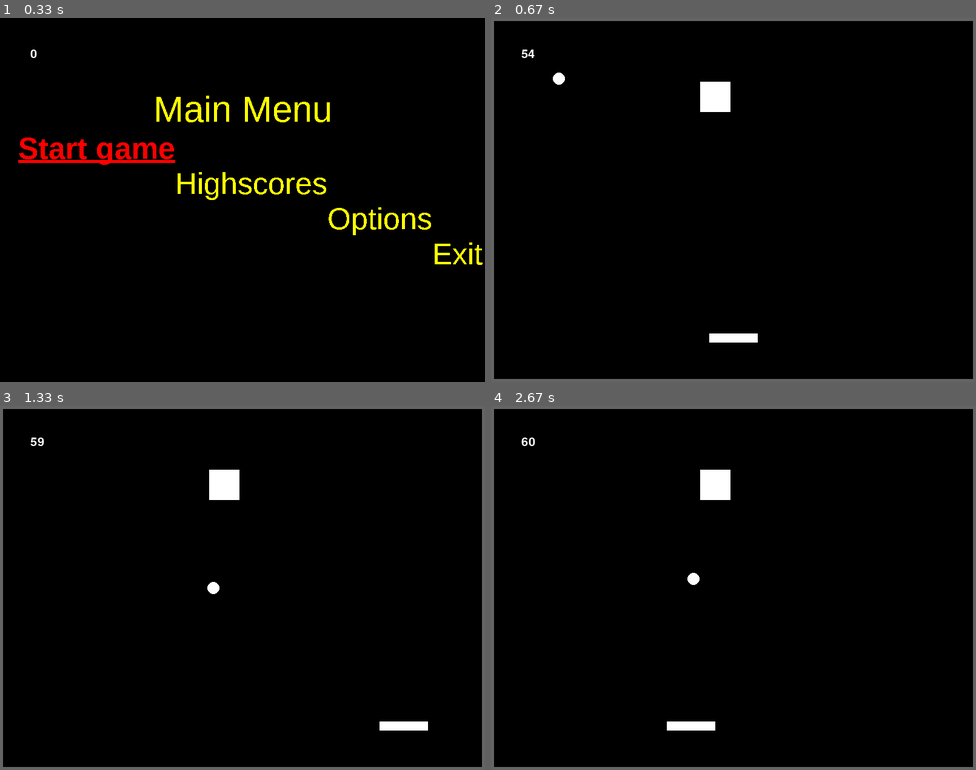
Above: before the commit, frames 1-4 (two rows, left to right).
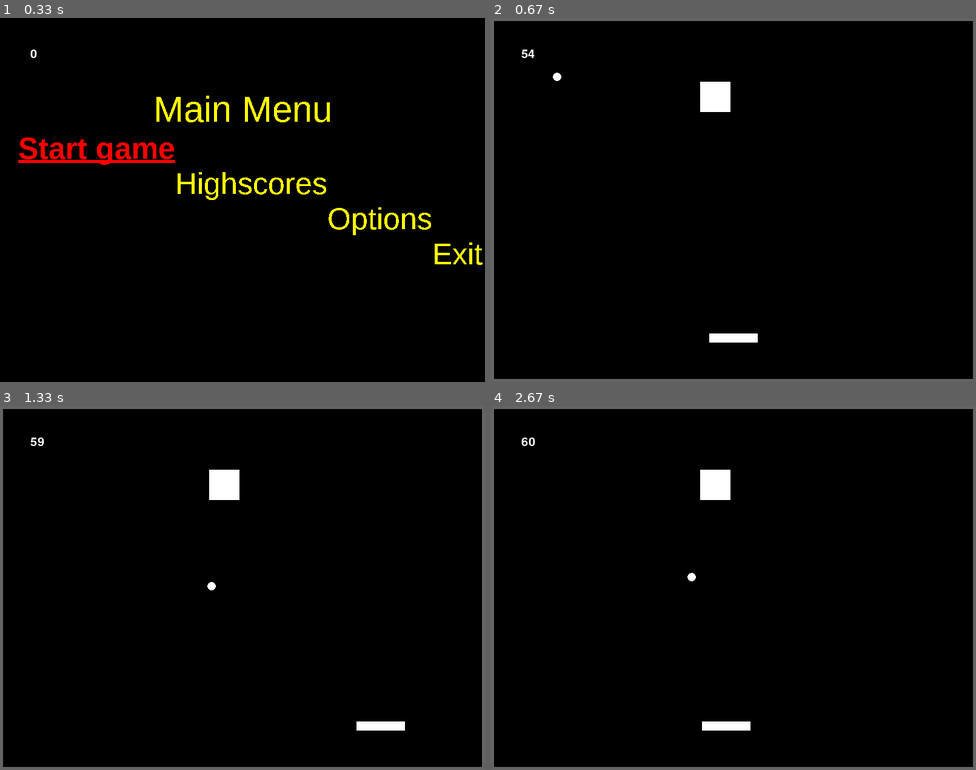
Above: after the commit, the same moments.

Repository: Gibson223/mod-5
Game: pygame game, started from py/main.py
Two runs of this game, one before a commit and one after it. Both use one fixed random seed, a clock stepped at 60 frames per second and the inputs below.
Inputs:
- Up to frame 1 (0.33 s): no input
- Up to frame 2 (0.67 s): tap Enter at 0.33 s
- Up to frame 3 (1.33 s): hold Right 0.67-1.13 s; hold Right from 1.17 s (still down)
- Up to frame 4 (2.67 s): release Right at 1.63 s; hold Left 1.67-2.2 s; tap Home at 1.82 s; hold Left 2.23-2.63 s

Frame 1 is identical in both runs. In frame 2, less than 0.1% of the frame differs, in the area x 12-16%, y 15-19%; in frame 3, 0.3%; in frame 4, 0.4%, in the area x 36-54%, y 45-90%.

Commit message:
The Ultimate Collision Fix (TM)

Diff:
--- a/py/constants.py
+++ b/py/constants.py
@@ -28,7 +28,7 @@
 VIEWFPS = True
 
 # Ball size and pos
-BALLRADIUS = 10
+BALLRADIUS = 7
 INITIAL_BALL_X = 30
 INITIAL_BALL_Y = 30
 
@@ -48,7 +48,7 @@
 POWERUP_CHANCE = 0.15
 
 # Paddle speed
-PADDLESPEED=7
+PADDLESPEED = 6
 
 # Block size
 BLOCKWIDTH  = 100
--- a/py/main.py
+++ b/py/main.py
@@ -203,9 +203,6 @@
         """
         # Handle collisions
         self.collisionHandler.evaluate()
-
-        # Note: collision handling is less broken yet once again, but the ball still disappears into the walls
-        #self.playerBall.update()
 
         if pygame.time.get_ticks() >= self.last_block_time + self.time_until_next_block:
             self.last_block_time = pygame.time.get_ticks()
@@ -275,10 +272,6 @@
     """
     class containing collision handling functions
     """
-    # README CollisionHandling:
-    # Both verticality-detecting methods have some problems.
-    # The old function will behave unpredictably when the ball's speed is high
-    # The new function is bad at detecting collisions on small sides of a large rectangle.
     def __init__(self, game):
         self.game = game
         self.next_collision_exclusion=[]
@@ -302,7 +295,7 @@
         collisions = pygame.sprite.spritecollide(self.game.playerBall, self.game.CollisionSpritesList, False)
 
         if len(collisions) > 1:
-            print(collisions)
+            print("multiple collisions,", collisions)
         for c in collisions:
 
             if c not in self.next_collision_exclusion:
@@ -320,10 +313,9 @@
                             self.game.AllSpritesList.add(newPowerUp)
                             self.game.powerUpSpritesList.add(newPowerUp)
 
-                isVertical_old = CollisionHandling.find_bounce_is_vertical_old(self.game.playerBall, c)
                 isVertical = CollisionHandling.find_bounce_is_vertical(self.game.playerBall, c)
 
-                self.game.playerBall.bounce(isVertical)  # or change to the old one
+                self.game.playerBall.bounce(isVertical)
 
                 # Should be handled at the object collided with, not here
                 # AudioObj.playSound('bounce')
@@ -352,13 +344,8 @@
         # phi = arctan(yspeed / xspeed)
 
         # result is in radians, ranging from -pi to pi
-        # can be flipped by adding or subtracting pi
-        tau = 2 * math.pi
-
-        # TODO use angle of ball centre and collision centre in lieu of speed
-        ball_in_angle = math.atan2(ballObj.yspeed, ballObj.xspeed)
-        # Flip angle but keep range intact.
-        ball_out_angle = ((ball_in_angle + tau) % tau) - math.pi
+        ball_in_angle = math.atan2(ballObj.rect.centery - collisionObj.rect.centery,
+                                   ballObj.rect.centerx - collisionObj.rect.centerx)
 
         coll_x = collisionObj.rect.width
         coll_y = collisionObj.rect.height
@@ -368,38 +355,11 @@
         bot_right = math.atan2( coll_y,  coll_x)
         bot_left  = math.atan2( coll_y, -coll_x)
 
-        top = top_left < ball_out_angle <= top_right
-        bottom = bot_right < ball_out_angle <= bot_left
-        # right = top_right < ball_out_angle <= bot_right
-        # left = bot_left < ball_out_angle <= top_left
+        top = top_left < ball_in_angle <= top_right
+        bottom = bot_right < ball_in_angle <= bot_left
 
         return not (top or bottom)
 
-    @staticmethod
-    def find_bounce_is_vertical_old(ballObj, collisionObj):
-        """
-        returns True if bounce happens on a vertical surface
-        This function seems to do alright, except for at large ball speeds.
-        """
-        # i copied this monster from stackoverflow so be warned
-        ball_top = ballObj.rect.top
-        ball_bot = ballObj.rect.bottom
-        ball_rgt = ballObj.rect.right
-        ball_lft = ballObj.rect.left
-
-        coll_top = collisionObj.rect.top
-        coll_bot = collisionObj.rect.bottom
-        coll_rgt = collisionObj.rect.right
-        coll_lft = collisionObj.rect.left
-
-        # all booleans are reversed for some reason
-        top = ball_top <= coll_bot and ball_top >= coll_top
-        bot = ball_bot >= coll_top and ball_bot <= coll_bot
-        rgt = ball_rgt >= coll_lft and ball_rgt <= coll_rgt
-        lft = ball_lft <= coll_rgt and ball_lft >= coll_lft
-        # so unreverse in the return statement
-        # print(not top, not bot, not rgt, not lft)
-        return not rgt or not lft
 
 class HighScores:
     def updateHigh(self):
@@ -438,6 +398,7 @@
     # menuItems = [mainmenu, optionsmenu, highscoremenu, startgamemenu]
     menuItems = None
     menucolor = None
+
     def __init__(self):
         pygame.display.set_caption(constants.GAME_NAME + ' - Main menu' )
         self.mainFont = pygame.font.SysFont('arial', 60) # 76? HEIGTH
--- a/py/objects.py
+++ b/py/objects.py
@@ -91,7 +91,7 @@
         self.xfloat = float(self.rect.x)
         self.yfloat = float(self.rect.y)
 
-        self.col_this_frame = [False, False]
+        self.col_this_frame = [False, False]  # [x, y]
 
     def bounce(self, bounceIsVertical):
         """
@@ -109,7 +109,7 @@
                 self.xspeed *= -1
                 self.col_this_frame[0] = True
 
-            elif not self.col_this_frame[1]:
+            elif not (bounceIsVertical or self.col_this_frame[1]):
                 self.yspeed *= -1
                 self.col_this_frame[1] = True
 
